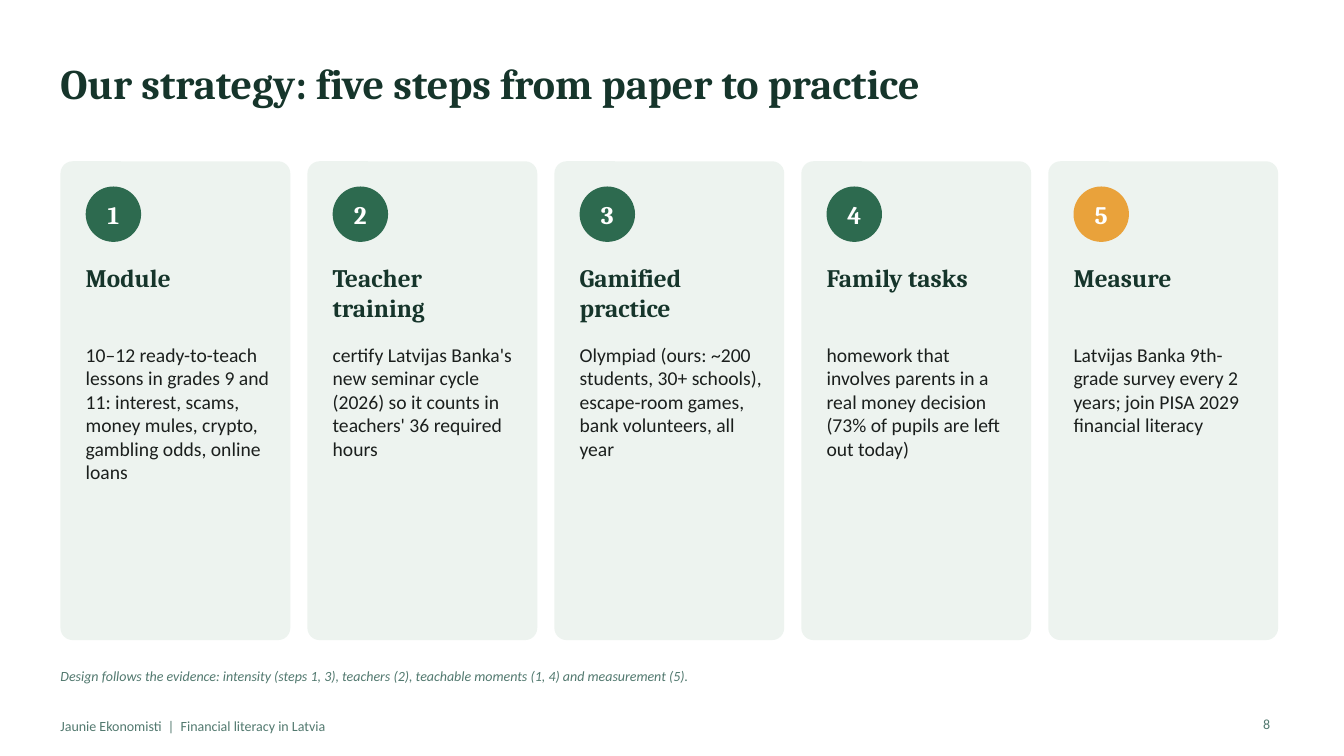
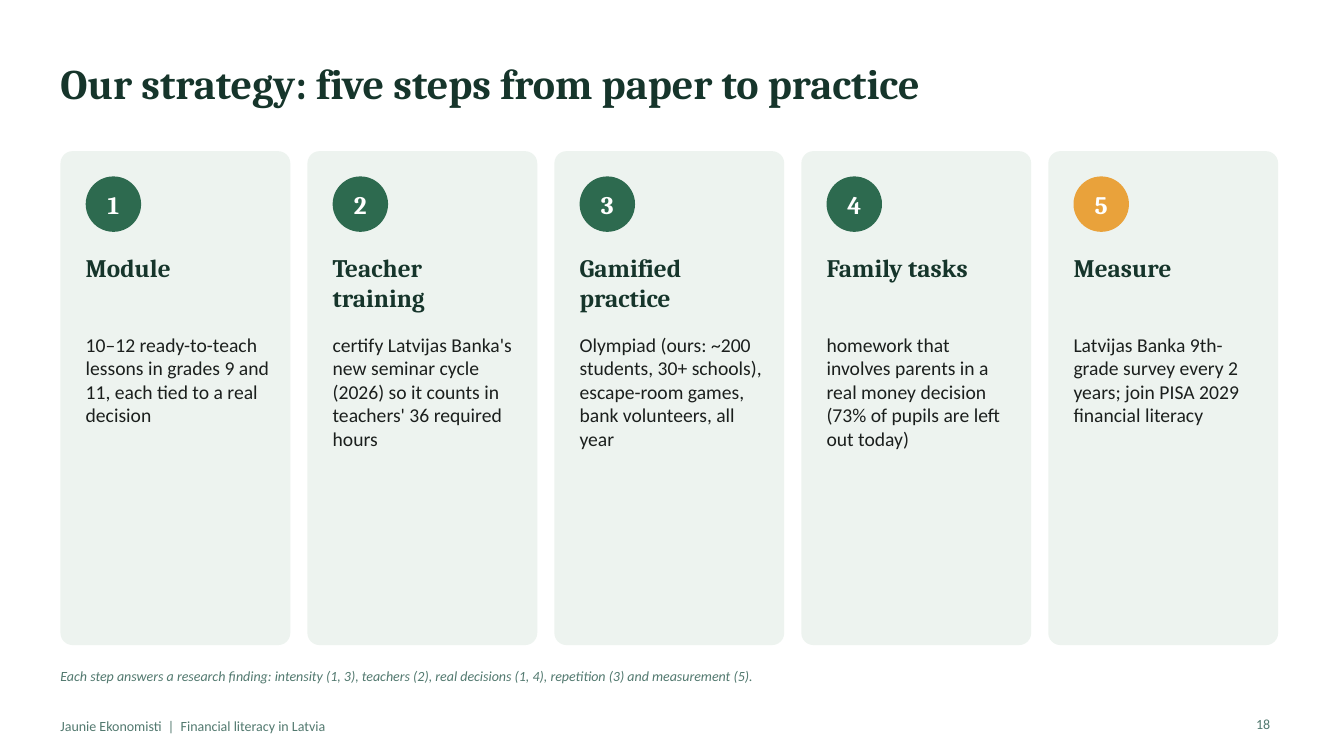
Before and after one commit to ArtisLV890/Elective-Impact-Making-for-the-Competitiveness-and-Data-Driven-Decisions-2026-2027, a slide deck: slide 18 of financial-literacy/presentation/Financial literacy in Latvia - presentation.pptx (slide 8 before the commit). Drawn at 1344x756 pixels with LibreOffice and Linux fonts; fonts in the diff are those of the drawing. Boxes give left, top, right and bottom in pixels: in the first picture for what was removed or moved away, otherwise in the second. Text is boxed around its words. In the diff, an @@ line names an element or a change of style, - is before the commit and + after.

```diff
--- a/financial-literacy/presentation/Financial literacy in Latvia - presentation.pptx
+++ b/financial-literacy/presentation/Financial literacy in Latvia - presentation.pptx
@@ rounded rectangle: place and size @@
-rounded rectangle at bbox=[60, 161, 290, 640]
+rounded rectangle at bbox=[60, 151, 290, 645]
@@ rounded rectangle: place and size @@
-rounded rectangle at bbox=[308, 161, 537, 640]
+rounded rectangle at bbox=[308, 151, 537, 645]
@@ rounded rectangle: place and size @@
-rounded rectangle at bbox=[555, 161, 784, 640]
+rounded rectangle at bbox=[555, 151, 784, 645]
@@ rounded rectangle: place and size @@
-rounded rectangle at bbox=[802, 161, 1031, 640]
+rounded rectangle at bbox=[802, 151, 1031, 645]
@@ rounded rectangle: place and size @@
-rounded rectangle at bbox=[1049, 161, 1278, 640]
+rounded rectangle at bbox=[1049, 151, 1278, 645]
@@ 10 texts, 5 ellipses: place and size @@
-10 texts, 5 ellipses at bbox=[86, 187, 1172, 323]
+10 texts, 5 ellipses at bbox=[86, 176, 1172, 313]
@@ text at bbox=[86, 338, 269, 422]: text changed @@
-10–12 ready-to-teach lessons in grades 9 and 11: interest, scams, money mules, crypto, gambling odds, online loans
+10–12 ready-to-teach lessons in grades 9 and 11, each tied to a real decision
@@ text "certify Latvijas Banka's new seminar ...": place and size @@
-text "certify Latvijas Banka's new seminar ..." at bbox=[333, 348, 511, 456]
+text "certify Latvijas Banka's new seminar ..." at bbox=[333, 338, 511, 446]
@@ text "Olympiad (ours: ~200 students, 30+ ...": place and size @@
-text "Olympiad (ours: ~200 students, 30+ ..." at bbox=[580, 348, 762, 459]
+text "Olympiad (ours: ~200 students, 30+ ..." at bbox=[580, 338, 762, 449]
@@ text "homework that involves parents in ...": place and size @@
-text "homework that involves parents in ..." at bbox=[827, 348, 1000, 459]
+text "homework that involves parents in ..." at bbox=[827, 338, 1000, 449]
@@ text "Latvijas Banka 9th-grade survey every ...": place and size @@
-text "Latvijas Banka 9th-grade survey every ..." at bbox=[1074, 348, 1239, 435]
+text "Latvijas Banka 9th-grade survey every ..." at bbox=[1074, 338, 1239, 425]
@@ text at bbox=[60, 671, 753, 684]: text changed @@
-Design follows the evidence: intensity (steps 1, 3), teachers (2), teachable moments (1, 4) and measurement (5).
+Each step answers a research finding: intensity (1, 3), teachers (2), real decisions (1, 4), repetition (3) and measurement (5).
@@ page number at bbox=[1256, 719, 1270, 729]: text changed @@
-8
+18
```
Also in this commit, not shown: 17 other slides changed, 15 slides added, 3 slides removed, 3 other files.
